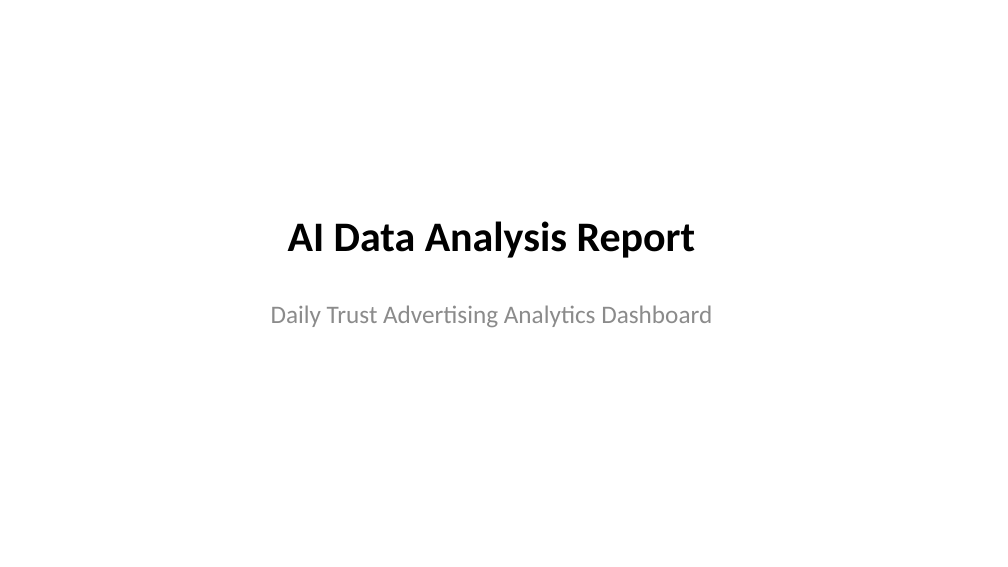
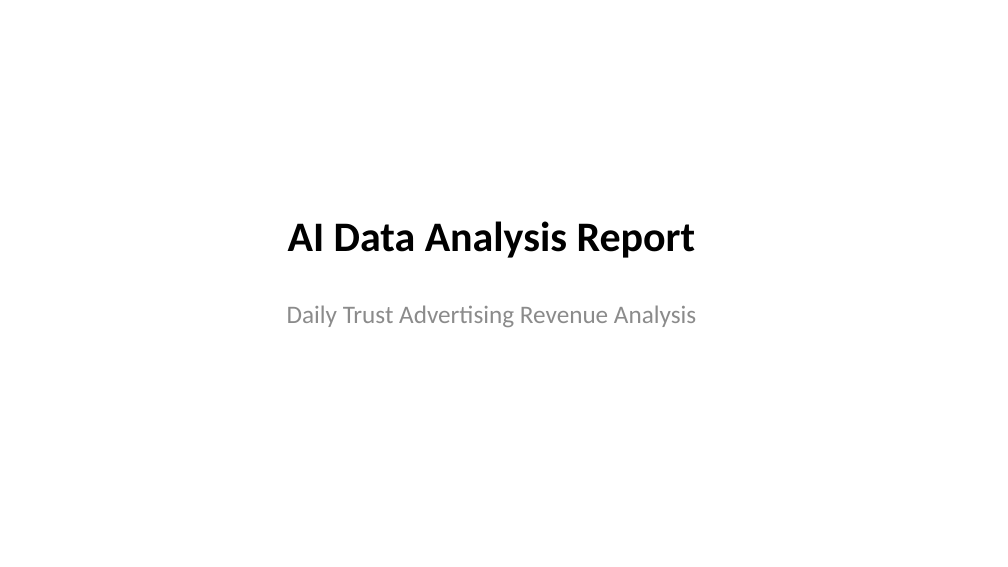
Before and after one commit to Legitbosz/AI-Data-Agent, a slide deck: slide 1 of report.pptx. Drawn at 1008x567 pixels with LibreOffice and Linux fonts; fonts in the diff are those of the drawing. Boxes give left, top, right and bottom in pixels: in the first picture for what was removed or moved away, otherwise in the second. Text is boxed around its words. In the diff, an @@ line names an element or a change of style, - is before the commit and + after.

```diff
--- a/report.pptx
+++ b/report.pptx
@@ subtitle at bbox=[287, 305, 696, 327]: text changed @@
-Daily Trust Advertising Analytics Dashboard
+Daily Trust Advertising Revenue Analysis
```
Also in this commit, not shown: 5 other slides changed, 1 slide added, 1 slide removed, 8 other files.
